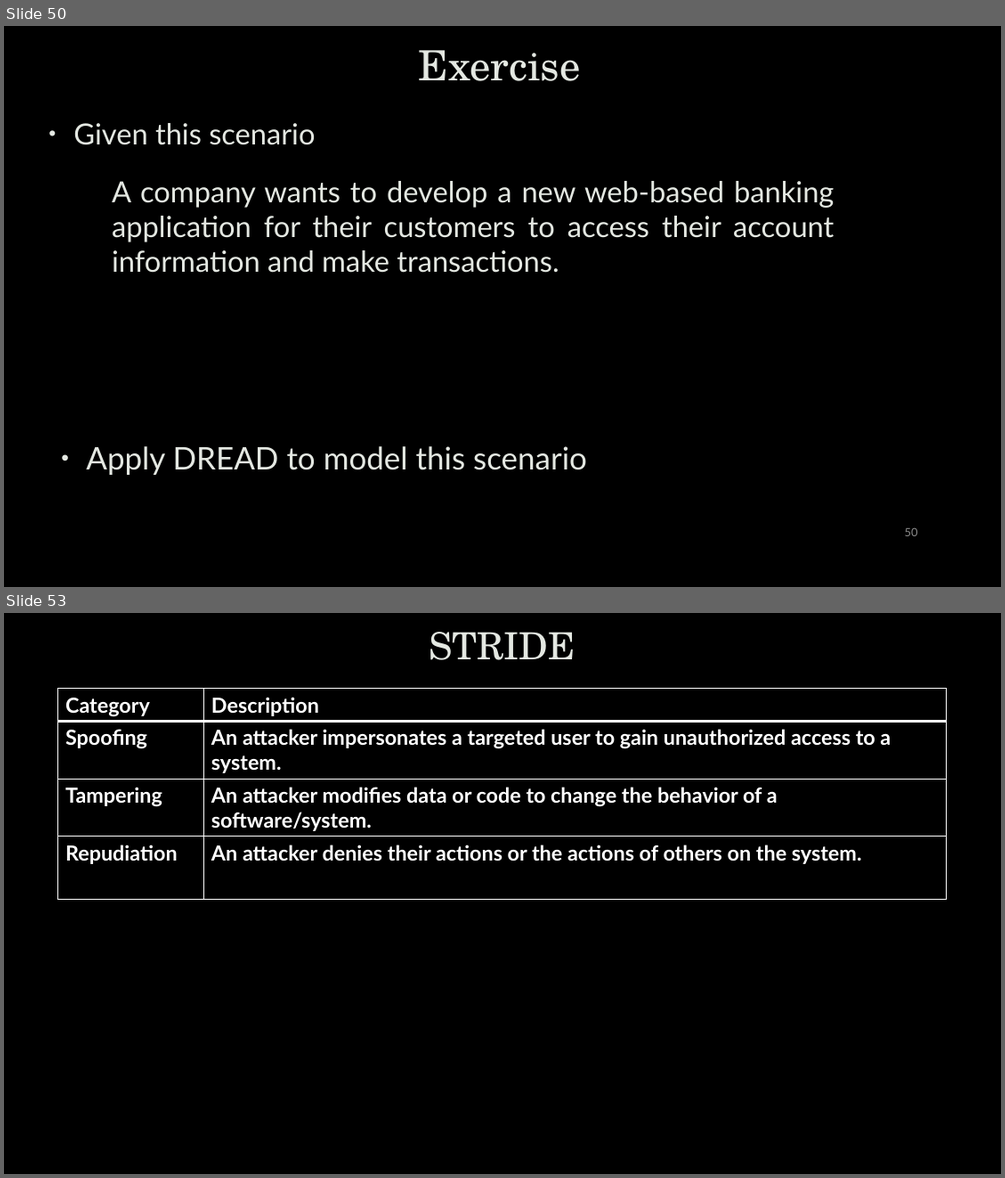
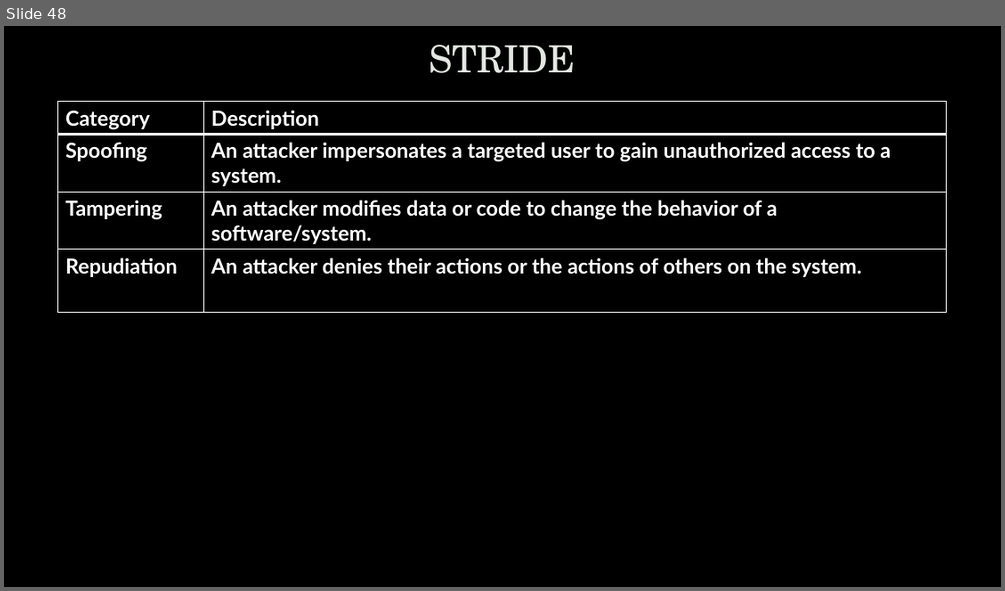
Before and after one commit to uwacyber/cits1003, a slide deck: cits1003-lecture_slides/CITS1003-6 Security Management-exercises.pptx. Shown one above the other, each under a label of ours: slides 50 and 53 before the commit, slide 48 after it; the slides between them are not shown. The pictures are 1005x1178 and 1005x591 pixels, drawn with LibreOffice and Linux fonts; fonts in the diff are those of the drawing; background and template pictures are left out. Boxes give left, top, right and bottom in pixels: in the first picture for what was removed or moved away, otherwise in the second. Text is boxed around its words. In the diff, an @@ line names an element or a change of style, - is before the commit and + after.

```diff
--- a/cits1003-lecture_slides/CITS1003-6 Security Management-exercises.pptx
+++ b/cits1003-lecture_slides/CITS1003-6 Security Management-exercises.pptx
@@ slide 50 removed at [4,26,1001,587], background picture (left out) @@
@@ title removed at [419,50,581,81] @@
-Exercise
@@ text removed at [73,123,315,145] @@
-• Given this scenario
@@ text removed at [112,181,833,273] @@
-A company wants to develop a new web-based banking application for their customers to access their account information and make transactions.
@@ text removed at [86,446,587,475] @@
-• Apply DREAD to model this scenario
@@ page number removed at [905,528,918,536] @@
-50
@@ what was slide 53 is now slide 48 @@
```
Also in this commit, not shown: 24 slides changed, 5 slides added, 5 other slides removed.
